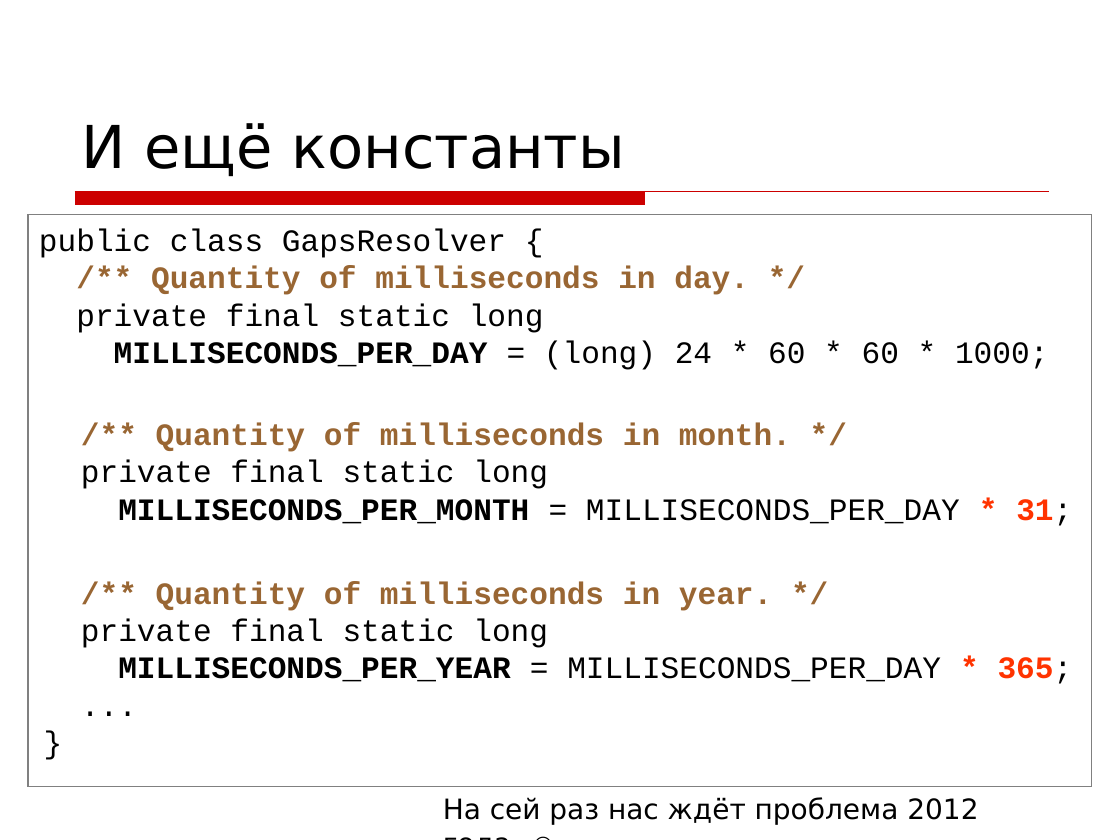
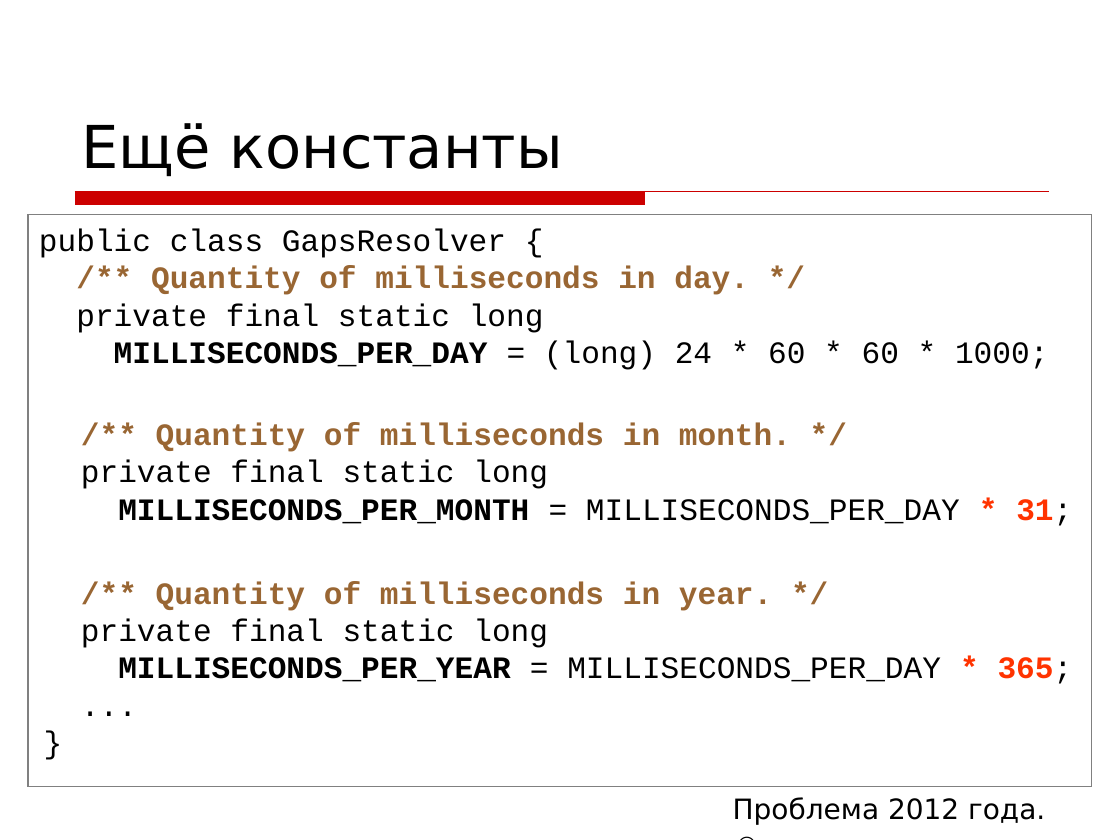
Before and after one commit to asolntsev/presentations, a slide deck: slide 25 of wtf-code/WTF_code.jug-lv.ru.ppt (slide 36 before the commit). Drawn at 1120x840 pixels with LibreOffice and Linux fonts; fonts in the diff are those of the drawing; background and template pictures are left out. Boxes give left, top, right and bottom in pixels: in the first picture for what was removed or moved away, otherwise in the second. Text is boxed around its words. In the diff, an @@ line names an element or a change of style, - is before the commit and + after.

```diff
--- a/wtf-code/WTF_code.jug-lv.ru.ppt
+++ b/wtf-code/WTF_code.jug-lv.ru.ppt
@@ title at <box>81,123,563,177</box>: text changed @@
-И ещё константы
+Ещё константы
@@ text at <box>733,797,1045,825</box>: text changed @@
-На сей раз нас ждёт проблема 2012 года. ☺
+Проблема 2012 года. ☺
```
Also in this commit, not shown: 10 other slides changed, 26 slides removed, 1 other file.
